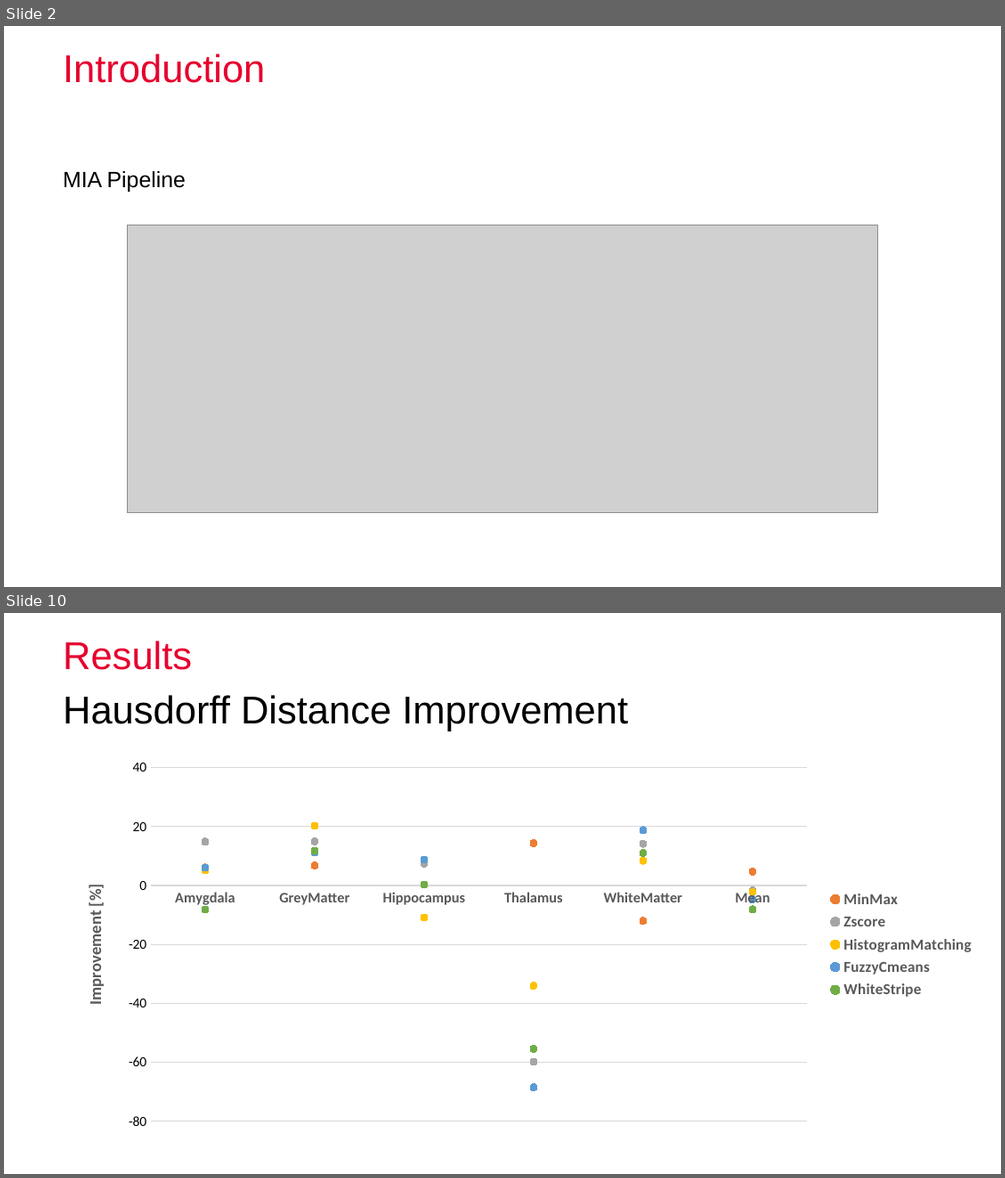
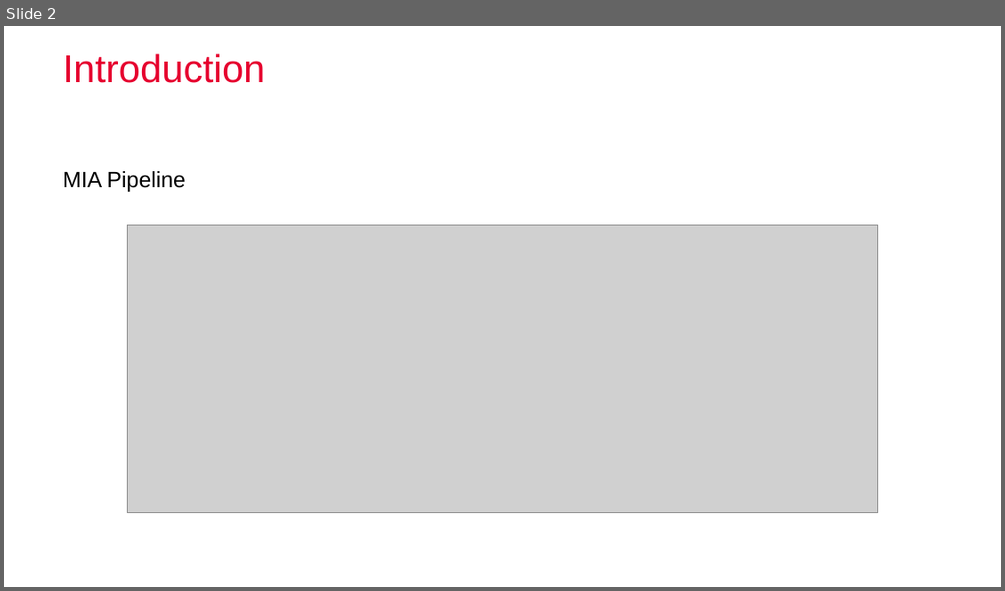
Before and after one commit to nibill/MIALab-1, a slide deck: Presentation/Final/FinalPresentation_Group3_BucheggerDuranWeber.pptx. Shown one above the other, each under a label of ours: slides 2 and 10 before the commit, slide 2 after it; the slides between them are not shown. The pictures are 1005x1178 and 1005x591 pixels, drawn with LibreOffice and Linux fonts; fonts in the diff are those of the drawing; grey boxes stand for pictures; background and template pictures are left out. Boxes give left, top, right and bottom in pixels: in the first picture for what was removed or moved away, otherwise in the second. Text is boxed around its words. In the diff, an @@ line names an element or a change of style, - is before the commit and + after.

```diff
--- a/Presentation/Final/FinalPresentation_Group3_BucheggerDuranWeber.pptx
+++ b/Presentation/Final/FinalPresentation_Group3_BucheggerDuranWeber.pptx
@@ slide 10 removed at [4,613,1001,1174], background #FFFFFF @@
@@ title removed at [63,641,192,670] @@
-Results
@@ text removed at [63,695,628,731] @@
-Hausdorff Distance Improvement
@@ line chart removed at [63,753,985,1137] @@
-categories: Amygdala, GreyMatter, Hippocampus, Thalamus, WhiteMatter, Mean
-MinMax: 6, 7, 8, 14, -12, 5
-Zscore: 15, 15, 7, -60, 14, -2
-HistogramMatching: 5, 20, -11, -34, 8, -2
-FuzzyCmeans: 6, 11, 9, -68, 19, -5
-WhiteStripe: -8, 12, 0, -55, 11, -8
```
Also in this commit, not shown: 7 slides changed, 12 slides added, 7 other slides removed, 1 other file.
